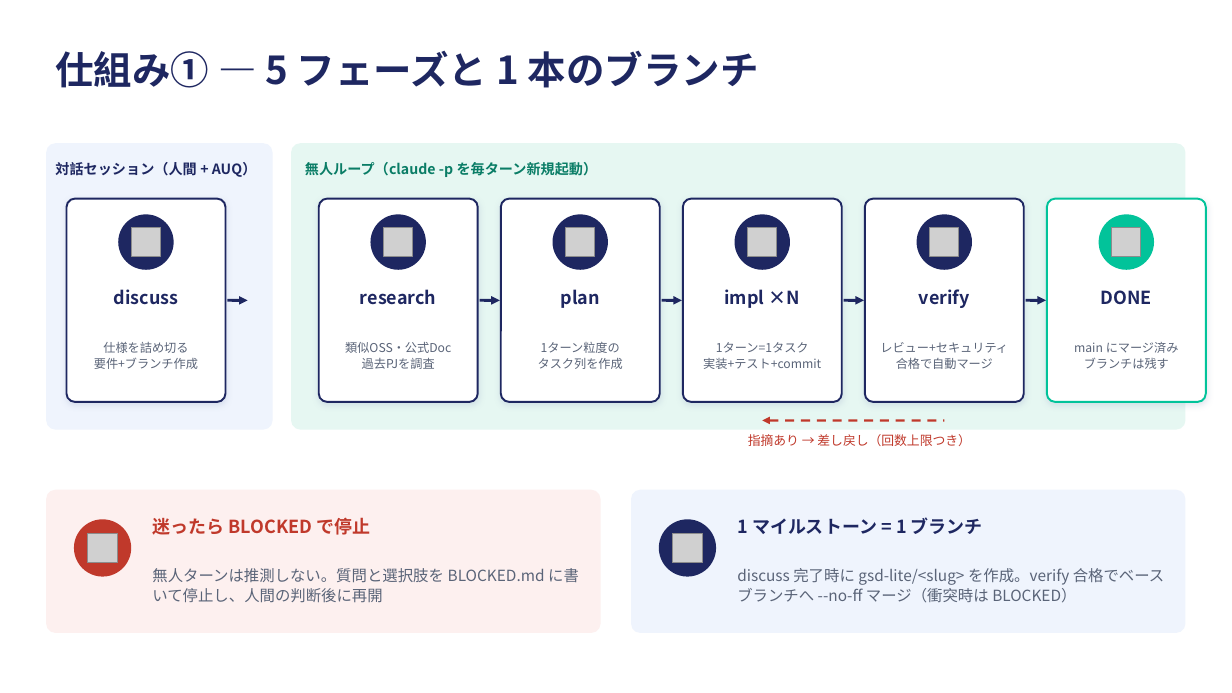
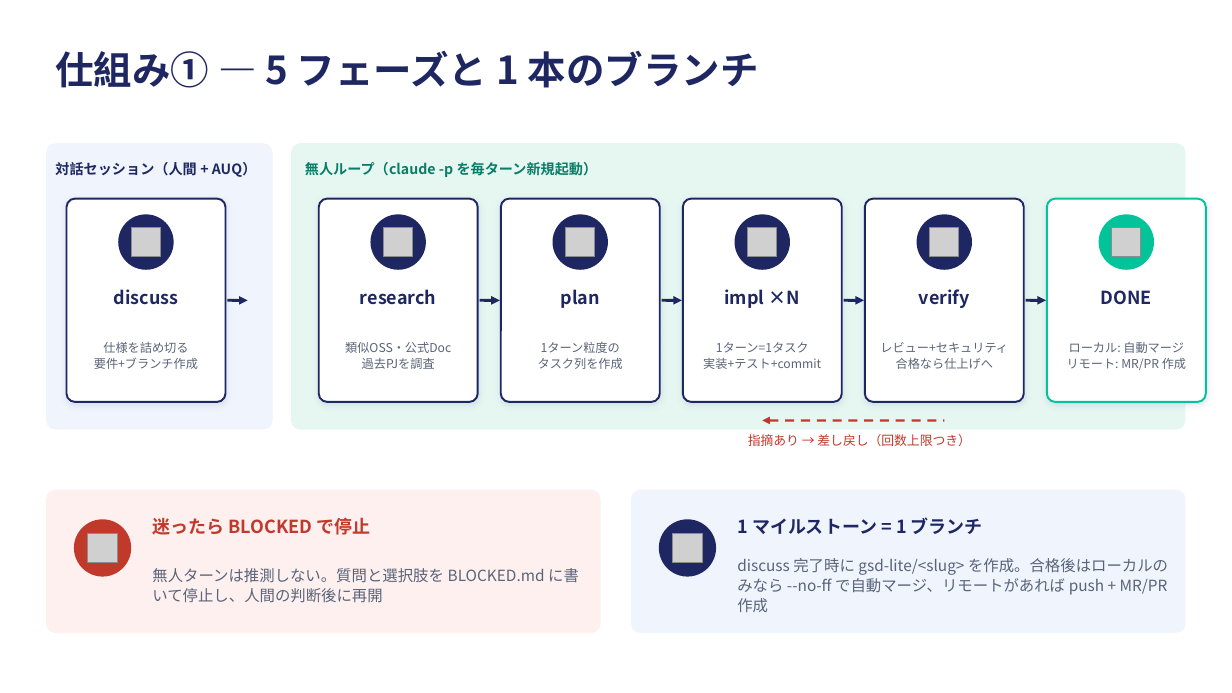
Before and after one commit to 6in/gsd-lite, a slide deck: slide 3 of docs/gsd-lite-concept.pptx. Drawn at 1232x693 pixels with LibreOffice and Linux fonts; fonts in the diff are those of the drawing; grey boxes stand for pictures. Boxes give left, top, right and bottom in pixels: in the first picture for what was removed or moved away, otherwise in the second. Text is boxed around its words. In the diff, an @@ line names an element or a change of style, - is before the commit and + after.

```diff
--- a/docs/gsd-lite-concept.pptx
+++ b/docs/gsd-lite-concept.pptx
@@ text at box(896, 358, 993, 369): text changed @@
-合格で自動マージ
+合格なら仕上げへ
@@ text at box(1067, 342, 1186, 370): text changed @@
-main にマージ済み
-ブランチは残す
+ローカル: 自動マージ
+リモート: MR/PR 作成
@@ text at box(737, 558, 1168, 612): text changed @@
-discuss 完了時に gsd-lite/<slug> を作成。verify 合格でベースブランチへ --no-ff マージ（衝突時は BLOCKED）
+discuss 完了時に gsd-lite/<slug> を作成。合格後はローカルのみなら --no-ff で自動マージ、リモートがあれば push + MR/PR 作成
```
Also in this commit, not shown: 1 other slide changed, 4 other files.
